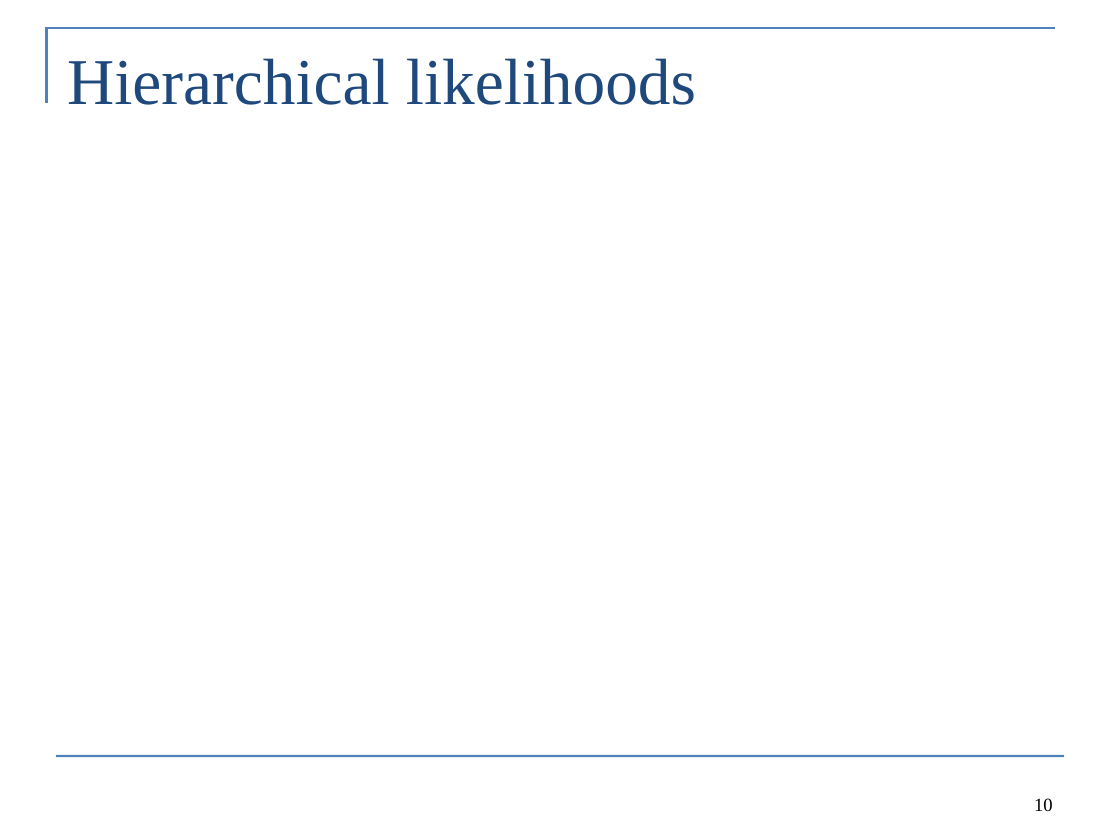
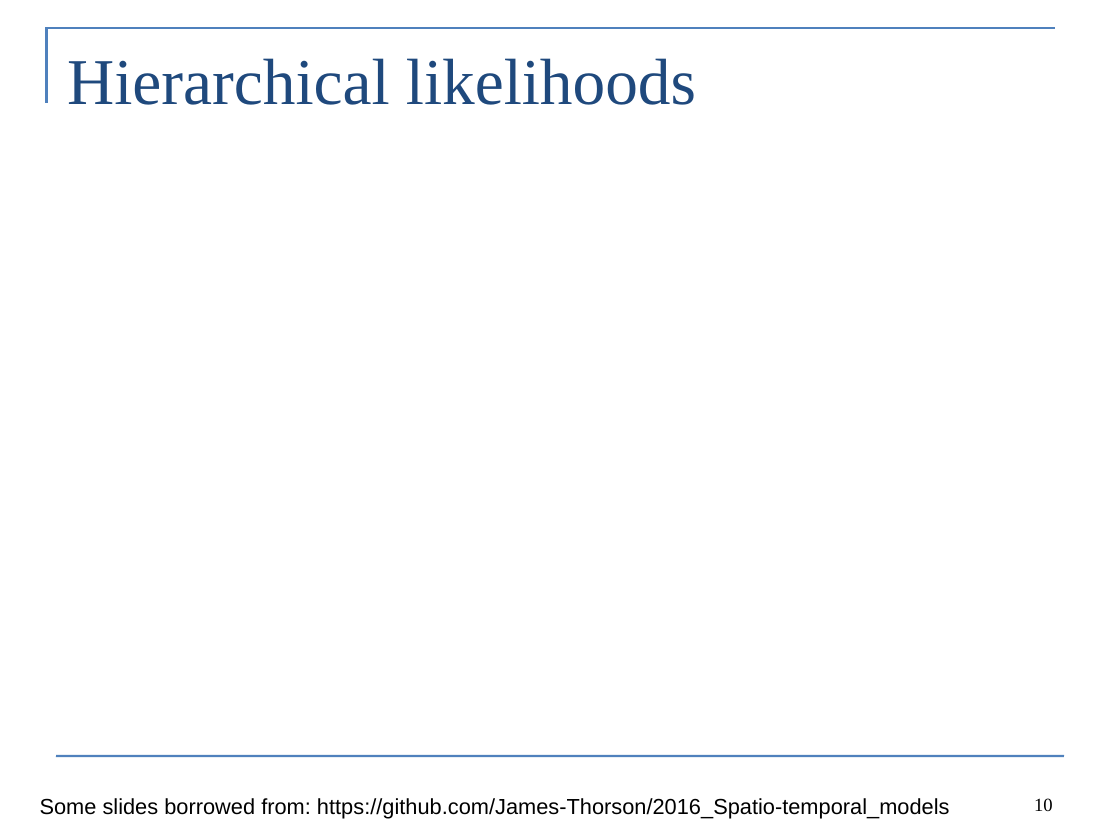
Before and after one commit to colemonnahan/tmb_workshop, a slide deck: slide 10 of day3/lecture3_hierarchical_models.pptx. Drawn at 1120x840 pixels with LibreOffice and Linux fonts; fonts in the diff are those of the drawing; grey boxes stand for pictures. Boxes give left, top, right and bottom in pixels: in the first picture for what was removed or moved away, otherwise in the second. Text is boxed around its words. In the diff, an @@ line names an element or a change of style, - is before the commit and + after.

```diff
--- a/day3/lecture3_hierarchical_models.pptx
+++ b/day3/lecture3_hierarchical_models.pptx
@@ text added at (40, 798, 950, 818), 14 pt, text #000000 @@
+Some slides borrowed from: https://github.com/James-Thorson/2016_Spatio-temporal_models
```
Also in this commit, not shown: 1 other file.
